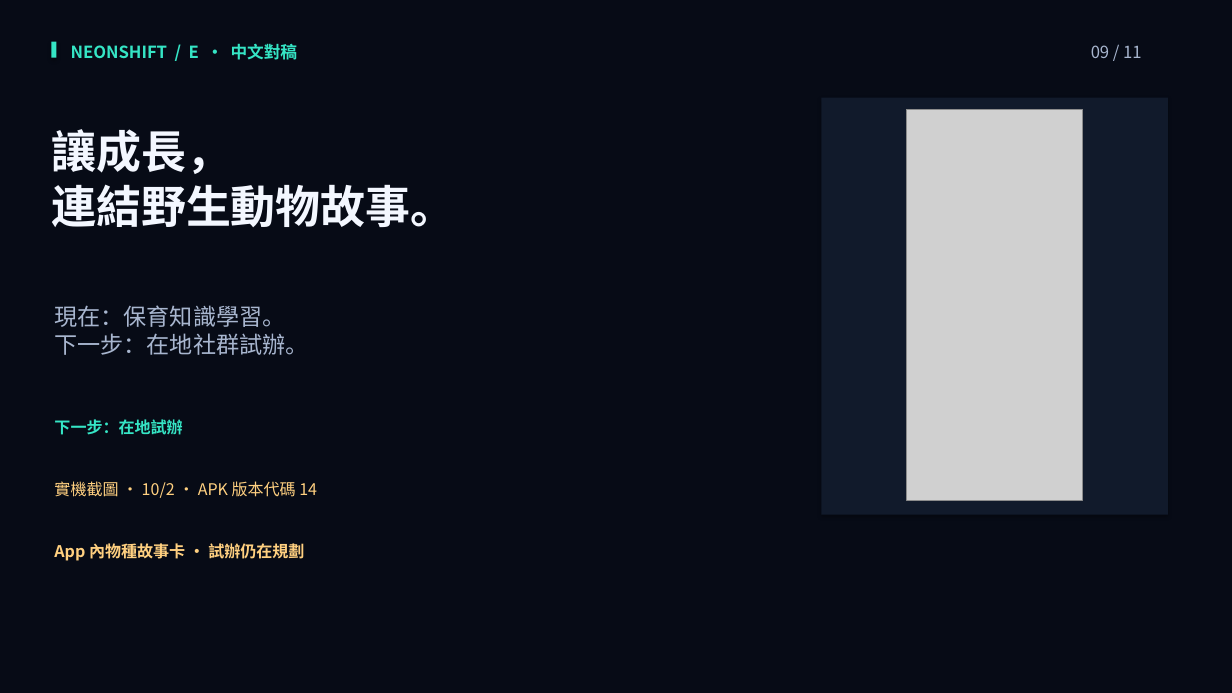
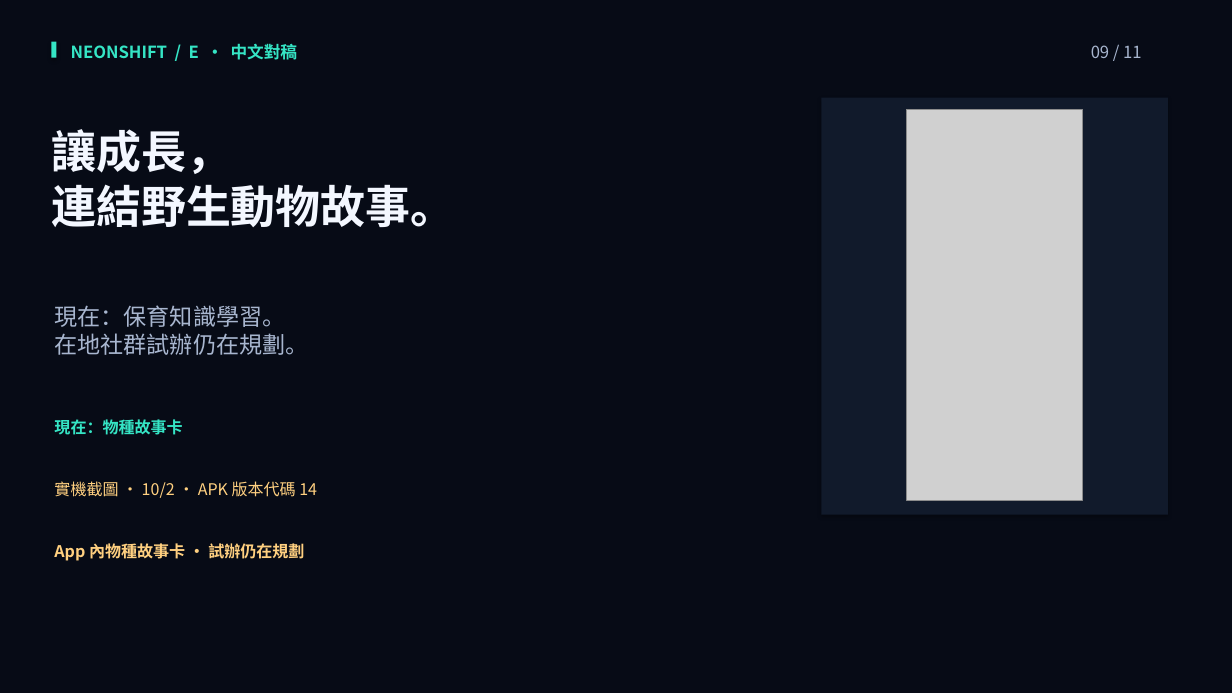
Before and after one commit to stan0714/neonshift, a slide deck: slide 9 of output/hackathon-flexclip-en/flexclip-v4/NeonShift_FlexClip_v4_ZH-TW_Review.pptx. Drawn at 1232x693 pixels with LibreOffice and Linux fonts; fonts in the diff are those of the drawing; grey boxes stand for pictures. Boxes give left, top, right and bottom in pixels: in the first picture for what was removed or moved away, otherwise in the second. Text is boxed around its words. In the diff, an @@ line names an element or a change of style, - is before the commit and + after.

```diff
--- a/output/hackathon-flexclip-en/flexclip-v4/NeonShift_FlexClip_v4_ZH-TW_Review.pptx
+++ b/output/hackathon-flexclip-en/flexclip-v4/NeonShift_FlexClip_v4_ZH-TW_Review.pptx
@@ text at (54, 333, 308, 355): text changed @@
-下一步：在地社群試辦。
+在地社群試辦仍在規劃。
@@ text at (54, 419, 182, 435): text changed @@
-下一步：在地試辦
+現在：物種故事卡
```
Also in this commit, not shown: 3 other slides changed, 36 other files.
